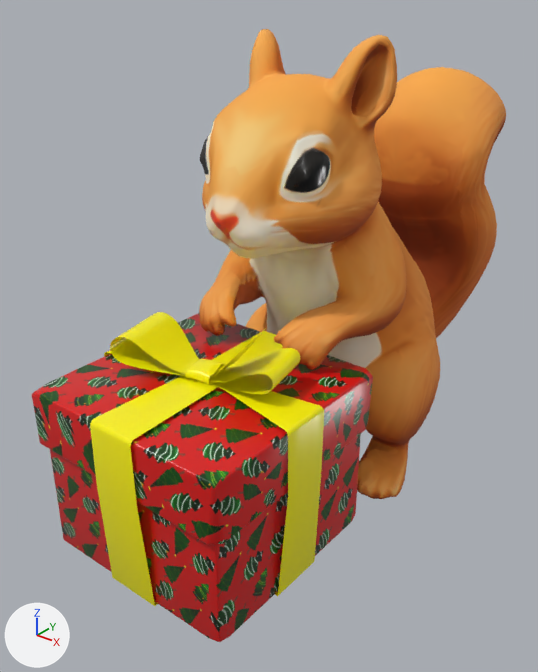
Two versions of the glTF model public/models/squirrel_gift/scene.glb, one commit apart.
Both versions are drawn from a 50 mm lens placed at (1.62, -2.06, 1.97), pointed at (-0.12, 0.11, 0.62). Lighting does not change. The marker at lower left points along +X, +Y and +Z. Where no turn or scale is listed for an object, it has been applied to the vertices.

Names of what the first picture shows: 'bow', 'box', 'box lid', 'gift tape', 'model_LOD2'.
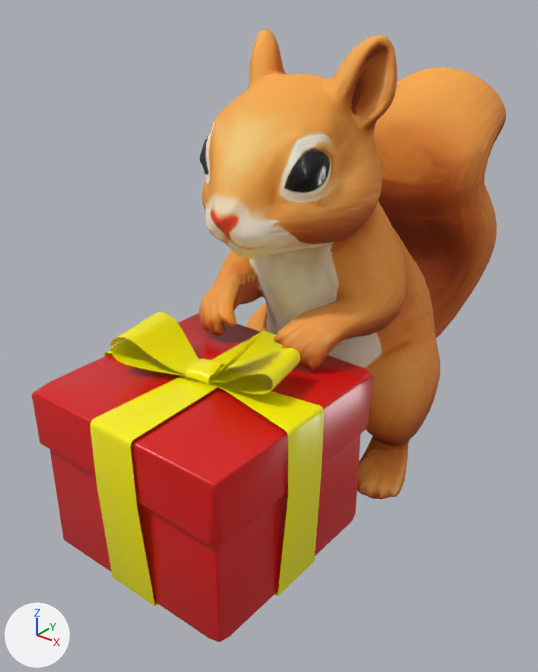
Boxes [x1, y1, x2, y2] around the edits, measured in the pictures (538 x 672 px):
'box lid', surface changed (green to red)
    both: [33, 313, 373, 544]
'box', surface changed (green to red)
    both: [50, 434, 361, 639]

What changed in the scene script:
```text
Change mat_christmas_wrapping_paper_trees_yellow:
    where n0 = _N.new('ShaderNodeBsdfPrincipled'); n0.name = 'Principled BSDF'
    add n0.inputs[0].default_value = (0.694, 0.00802, 0.007, 1.0)  # 'Base Color', red #d91614
    remove n2 = _N.new('ShaderNodeTexImage'); n2.name = 'Image Texture'
    remove n2.image = img_mergedbake_bake1_pbr_diffuse
    remove n3 = _N.new('ShaderNodeUVMap'); n3.name = 'UV Map'
    remove n3.uv_map = 'UVMap.001'
    remove _L.new(n2.outputs[0], n0.inputs[0])  # 'Color' to 'Base Color'
    remove _L.new(n3.outputs[0], n2.inputs[0])  # 'UV' to 'Vector'
```
